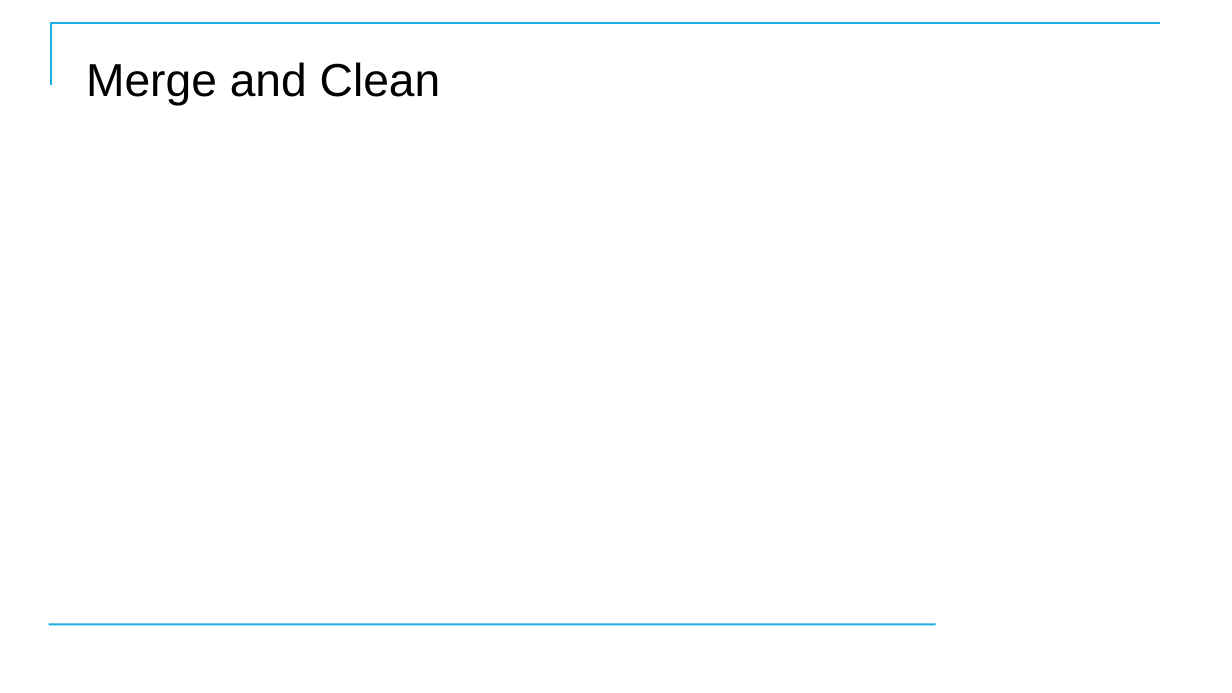
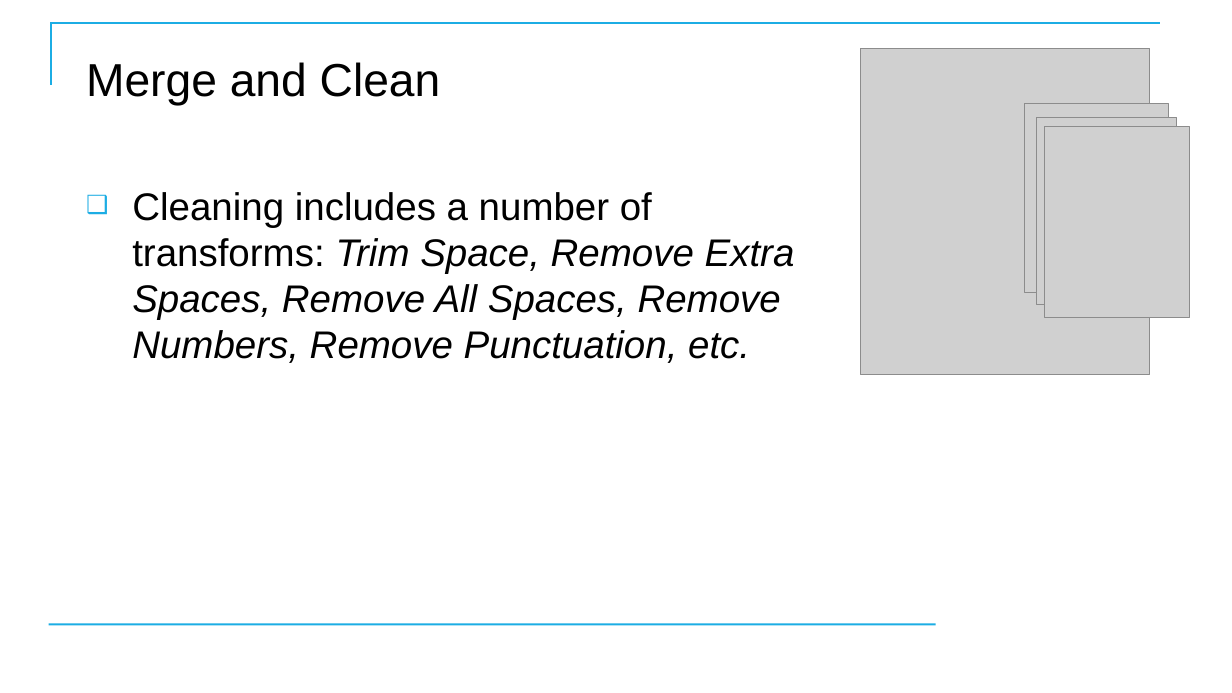
Before and after one commit to CostelloTechnicalConsulting/XTBP10---Tableau-Prep-Introduction, a slide deck: slide 75 of ppt/TableauPrepBuilderIntroV1_1.pptx (slide 74 before the commit). Drawn at 1232x693 pixels with LibreOffice and Linux fonts; fonts in the diff are those of the drawing; grey boxes stand for pictures; background and template pictures are left out. Boxes give left, top, right and bottom in pixels: in the first picture for what was removed or moved away, otherwise in the second. Text is boxed around its words. In the diff, an @@ line names an element or a change of style, - is before the commit and + after.

```diff
--- a/ppt/TableauPrepBuilderIntroV1_1.pptx
+++ b/ppt/TableauPrepBuilderIntroV1_1.pptx
@@ picture added at [860,48,1151,374] @@
@@ picture added at [1024,104,1168,292] @@
@@ picture added at [1037,117,1177,305] @@
@@ picture added at [1045,127,1189,317] @@
@@ text added at [132,192,795,363], 30 pt, text #000000, italic @@
+❑ Cleaning includes a number of transforms: Trim Space, Remove Extra Spaces, Remove All Spaces, Remove Numbers, Remove Punctuation, etc.
```
Also in this commit, not shown: 6 other slides changed, 8 slides added, 4 slides removed, 3 other files.
